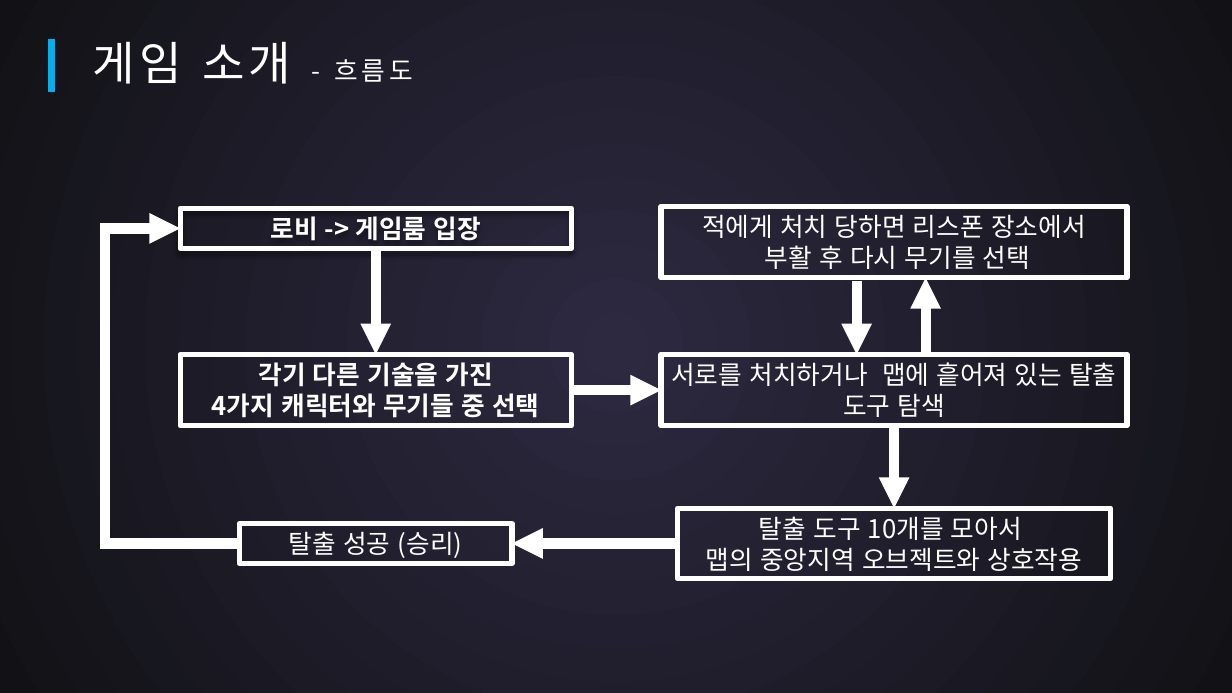
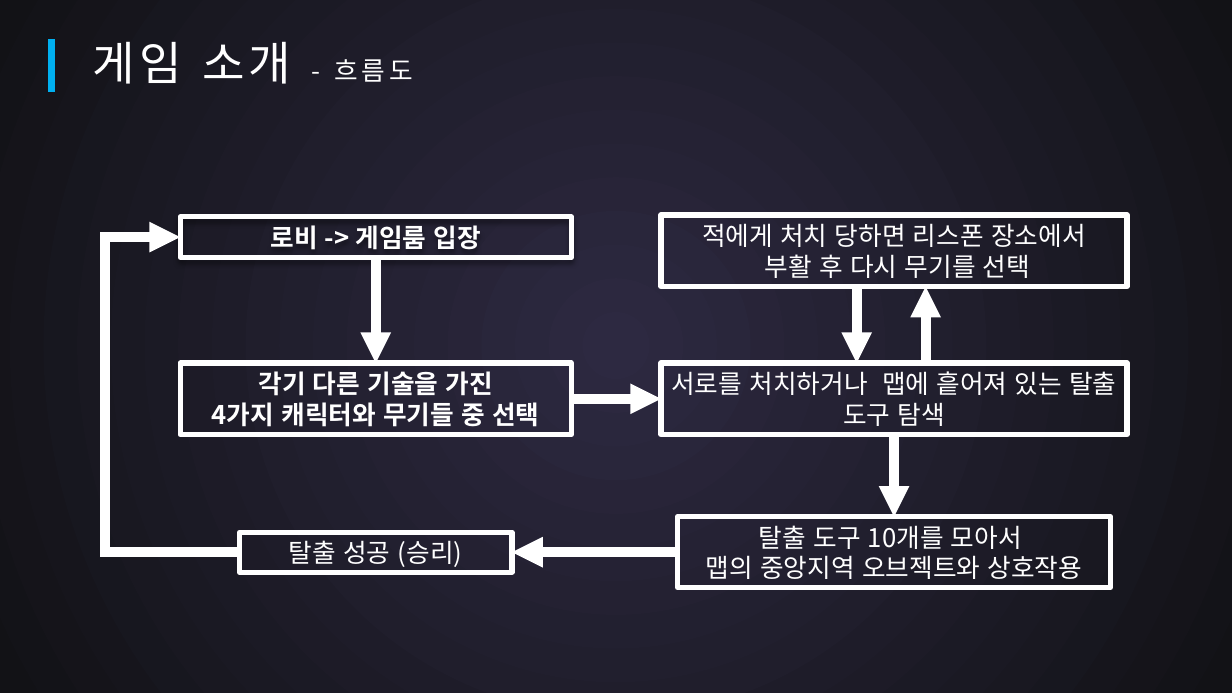
Before and after one commit to SuperTaeJun/GraduationWork, a slide deck: slide 4 of 작업일지 && 졸작자료/중간평가.pptx. Drawn at 1232x693 pixels with LibreOffice and Linux fonts; fonts in the diff are those of the drawing. Boxes give left, top, right and bottom in pixels: in the first picture for what was removed or moved away, otherwise in the second. Text is boxed around its words. In the diff, an @@ line names an element or a change of style, - is before the commit and + after.

```diff
--- a/작업일지 && 졸작자료/중간평가.pptx
+++ b/작업일지 && 졸작자료/중간평가.pptx
@@ 6 rectangles, 6 arrows, 1 elbow arrow moved together from (x1=104, y1=206, x2=1127, y2=579) to (x1=104, y1=215, x2=1127, y2=587) @@
```
Also in this commit, not shown: 12 other slides changed.
